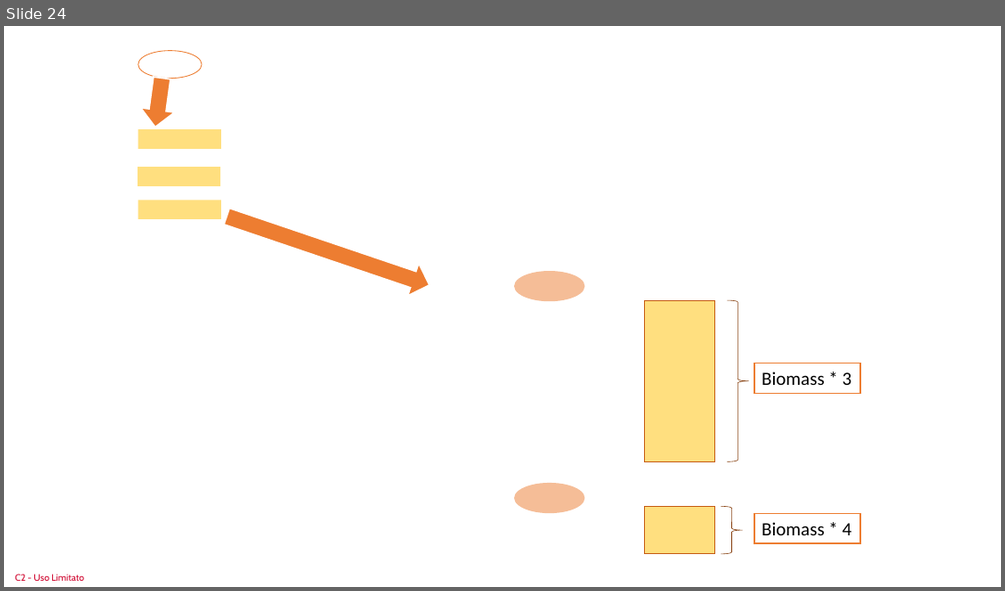
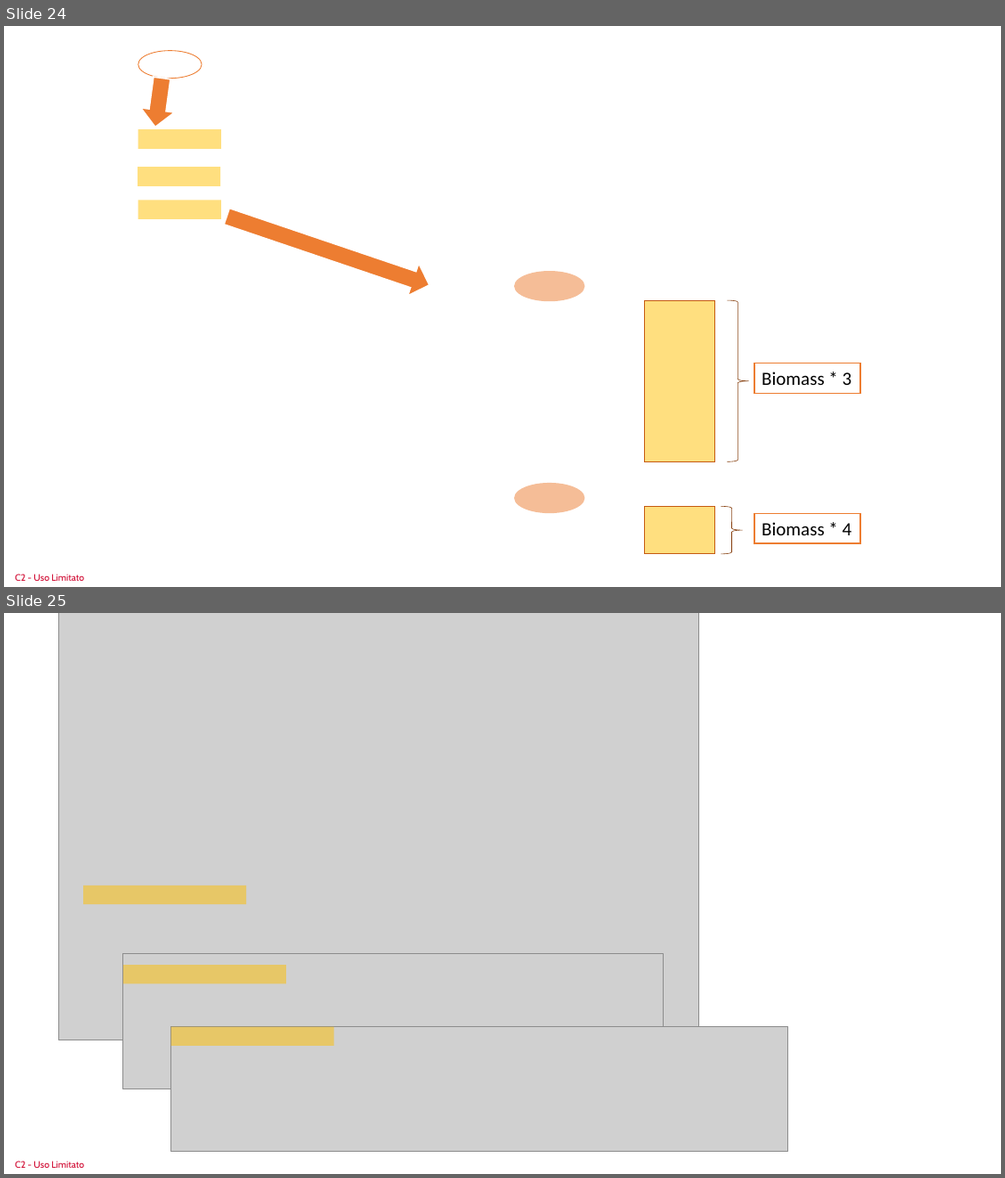
Before and after one commit to sastutorials/sastutorials.github.io, a slide deck: screenshots/imgs.pptx. Shown one above the other, each under a label of ours: slide 24 before the commit, slides 24 and 25 after it. The pictures are 1005x591 and 1005x1178 pixels, drawn with LibreOffice and Linux fonts; fonts in the diff are those of the drawing; grey boxes stand for pictures; background and template pictures are left out. Boxes give left, top, right and bottom in pixels: in the first picture for what was removed or moved away, otherwise in the second. Text is boxed around its words. In the diff, an @@ line names an element or a change of style, - is before the commit and + after.

```diff
--- a/screenshots/imgs.pptx
+++ b/screenshots/imgs.pptx
@@ slide 25 added at (4, 613, 1001, 1174), background #FFFFFF; not listed: 1 template element that a slide beside it also shows @@
@@ picture added at (58, 613, 699, 1040) @@
@@ rectangle added at (83, 885, 246, 904), fill #FFC000 at 50% opacity @@
@@ picture added at (123, 953, 663, 1088) @@
@@ rectangle added at (123, 965, 286, 983), fill #FFC000 at 50% opacity @@
@@ picture added at (170, 1027, 787, 1151) @@
@@ rectangle added at (170, 1027, 334, 1046), fill #FFC000 at 50% opacity @@
```
Also in this commit, not shown: 4 other files.
